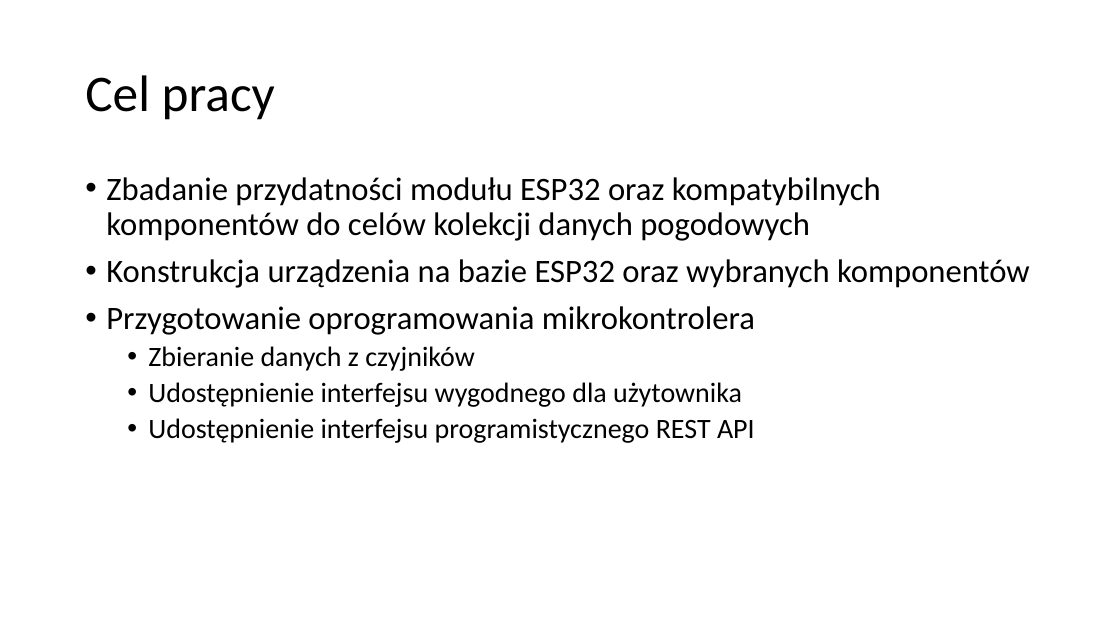
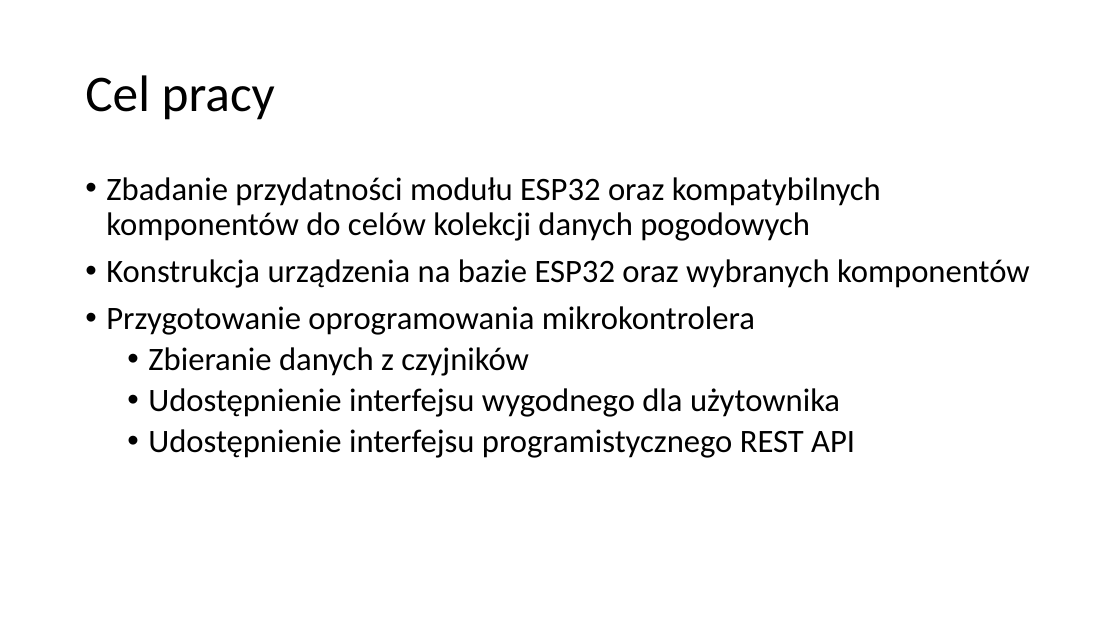
Before and after one commit to l7ssha/prac_inz, a slide deck: slide 2 of presentation-prac-inz.pptx. Drawn at 1120x630 pixels with LibreOffice and Linux fonts; fonts in the diff are those of the drawing. Boxes give left, top, right and bottom in pixels: in the first picture for what was removed or moved away, otherwise in the second. Text is boxed around its words. In the diff, an @@ line names an element or a change of style, - is before the commit and + after.

Commit message:
Program WIP

```diff
--- a/presentation-prac-inz.pptx
+++ b/presentation-prac-inz.pptx
@@ text at [148, 347, 855, 458]: size 24 to 28 pt in "Zbieranie danych z czyjników", "Udostępnienie interfejsu wygodnego dla użytownika", "Udostępnienie interfejsu programistycznego REST API" @@
```
Also in this commit, not shown: 4 slides added, 1 slide removed, 6 other files.
